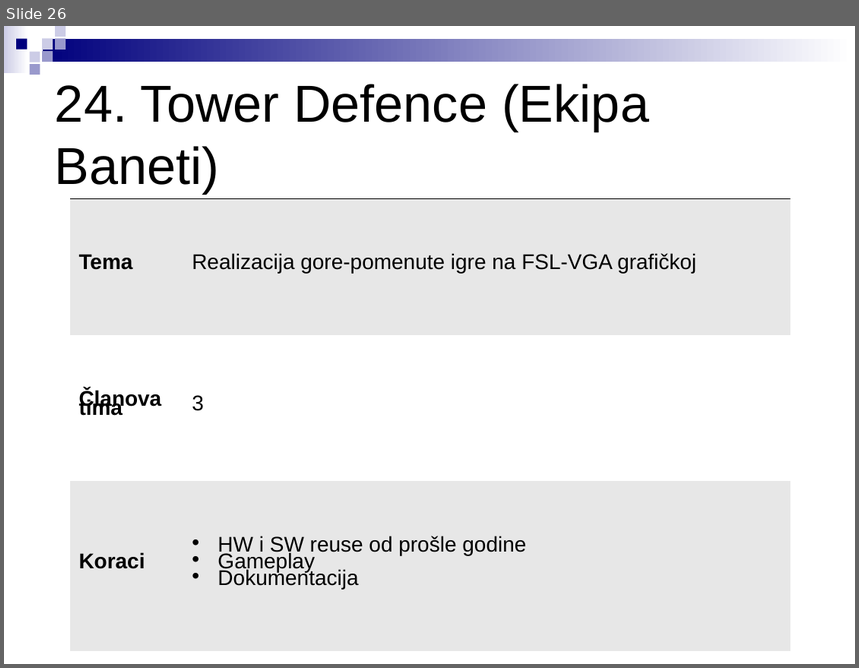
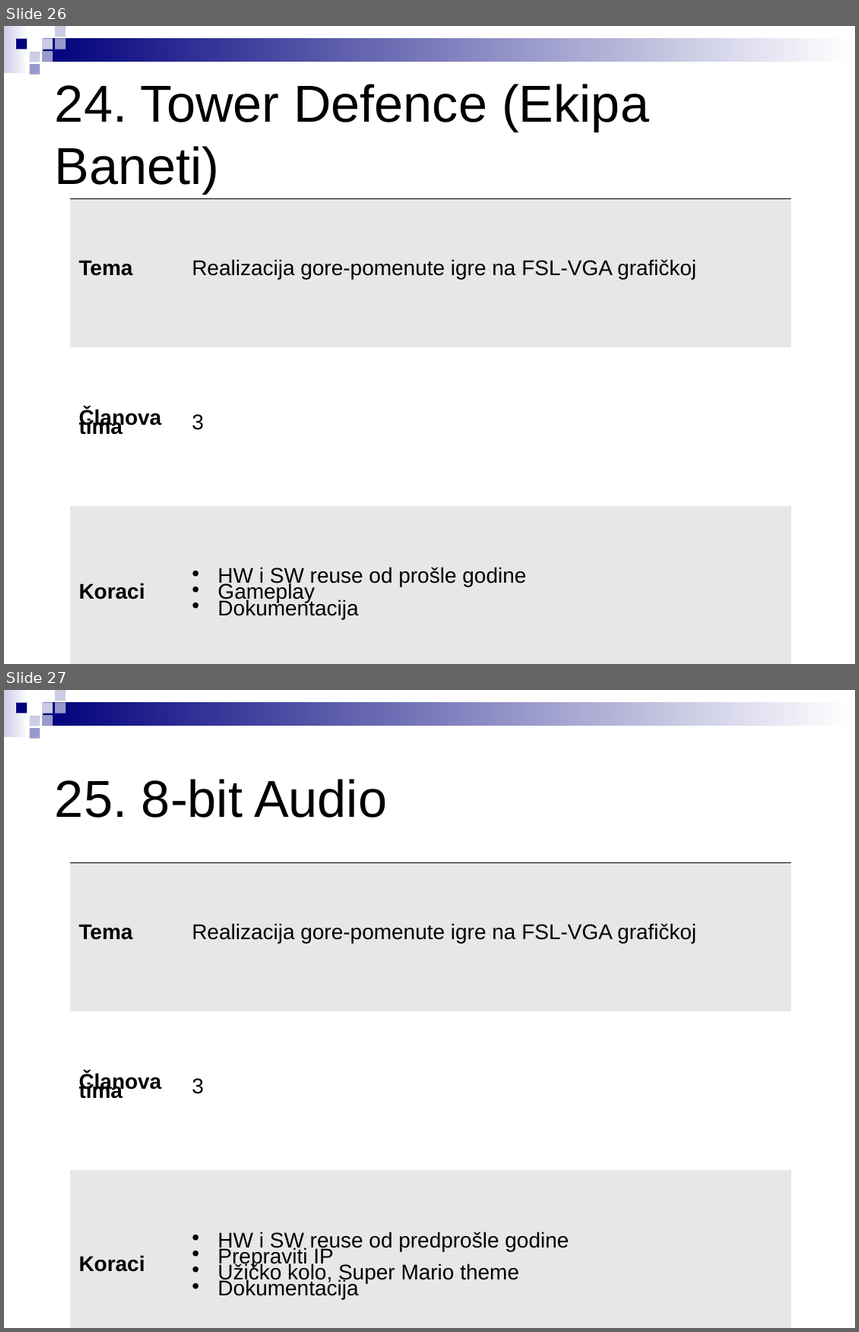
Before and after one commit to stefankoncarevic/projects_2018, a slide deck: LPRS2_projekti.ppt. Shown one above the other, each under a label of ours: slide 26 before the commit, slides 26 and 27 after it. The pictures are 859x668 and 859x1332 pixels, drawn with LibreOffice and Linux fonts; fonts in the diff are those of the drawing. Boxes give left, top, right and bottom in pixels: in the first picture for what was removed or moved away, otherwise in the second. Text is boxed around its words. In the diff, an @@ line names an element or a change of style, - is before the commit and + after.

```diff
--- a/LPRS2_projekti.ppt
+++ b/LPRS2_projekti.ppt
@@ slide 27 added at [4, 690, 855, 1328], background #FFFFFF; not listed: 9 template elements that a slide beside it also shows @@
@@ text added at [55, 779, 387, 818], 44 pt, text #000000 @@
+25. 8-bit Audio
@@ table added at [70, 863, 791, 1328], 3 rows, 2 columns @@
+Tema | Realizacija gore-pomenute igre na FSL-VGA grafičkoj
+Članova tima | 3
+Koraci | HW i SW reuse od predprošle godine / Prepraviti IP / Užičko kolo, Super Mario theme / Dokumentacija
@@ slide 26 changed as well @@
@@ table at [70, 199, 791, 664] @@
@@ line spacing 0.4 to 0.38 @@
```
Also in this commit, not shown: 24 other slides changed, 1 other file.
